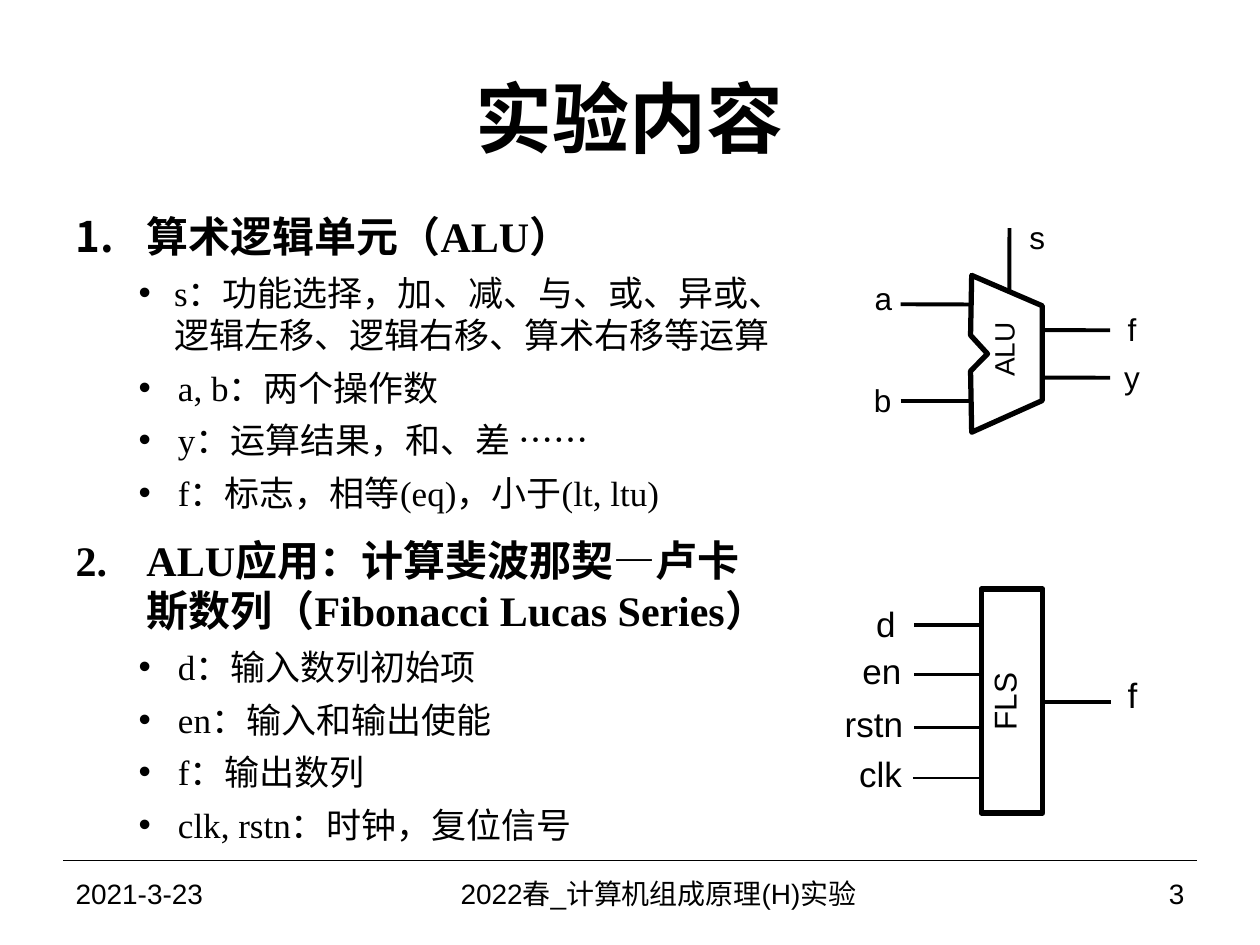
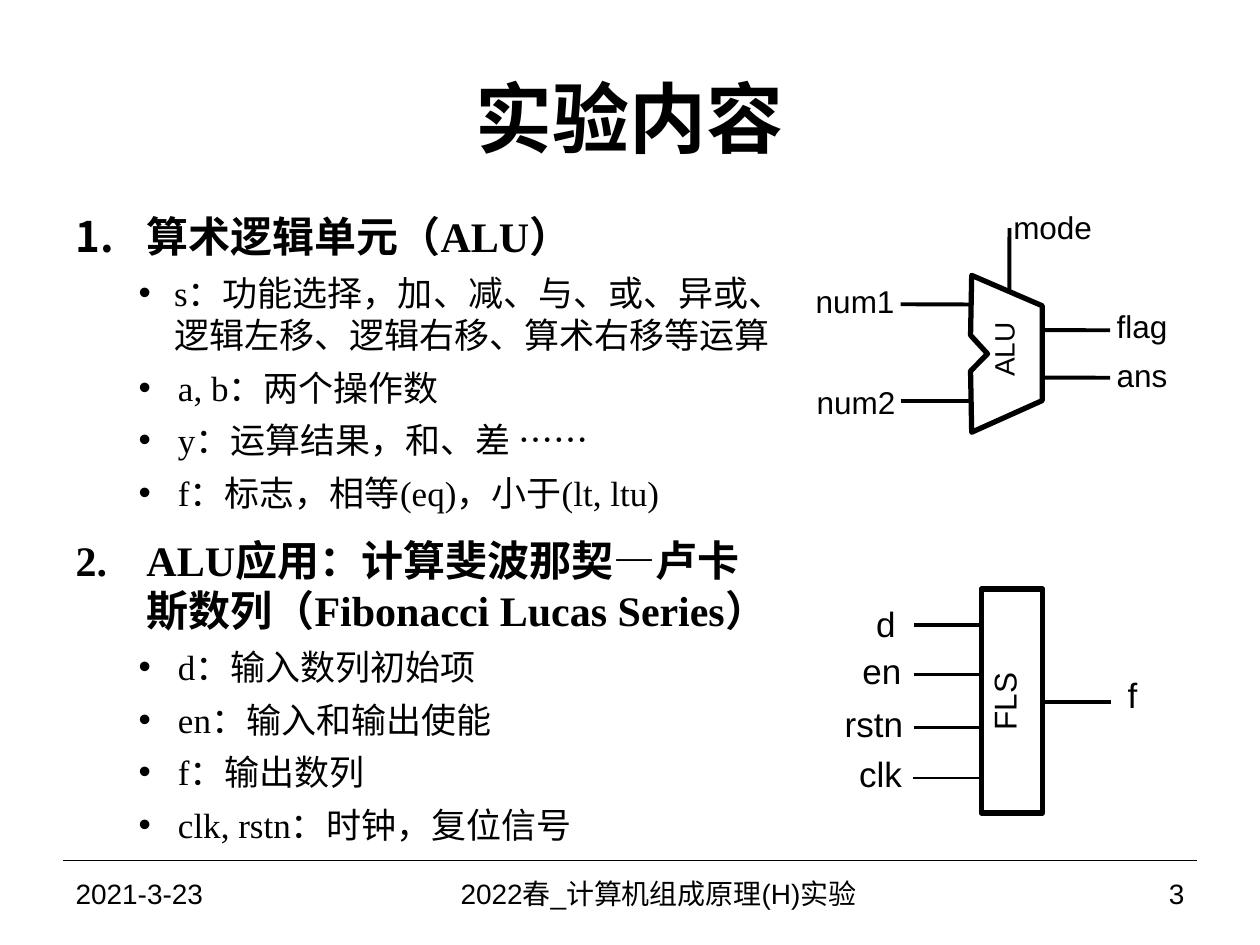
Before and after one commit to wintermelon008/Study, a slide deck: slide 3 of 计算机组成原理/实验/lab1/lab1_运算器及其应用.pptx. Drawn at 1260x945 pixels with LibreOffice and Linux fonts; fonts in the diff are those of the drawing. Boxes give left, top, right and bottom in pixels: in the first picture for what was removed or moved away, otherwise in the second. Text is boxed around its words. In the diff, an @@ line names an element or a change of style, - is before the commit and + after.

```diff
--- a/计算机组成原理/实验/lab1/lab1_运算器及其应用.pptx
+++ b/计算机组成原理/实验/lab1/lab1_运算器及其应用.pptx
@@ text at (1013, 216, 1092, 240): text changed @@
-s
+mode
@@ text at (816, 291, 895, 314): text changed @@
-a
+num1
@@ text at (1117, 315, 1168, 344): text changed @@
-f
+flag
@@ text at (1117, 370, 1168, 388): text changed @@
-y
+ans
@@ text at (817, 392, 896, 415): text changed @@
-b
+num2
```
Also in this commit, not shown: 39 other files.
